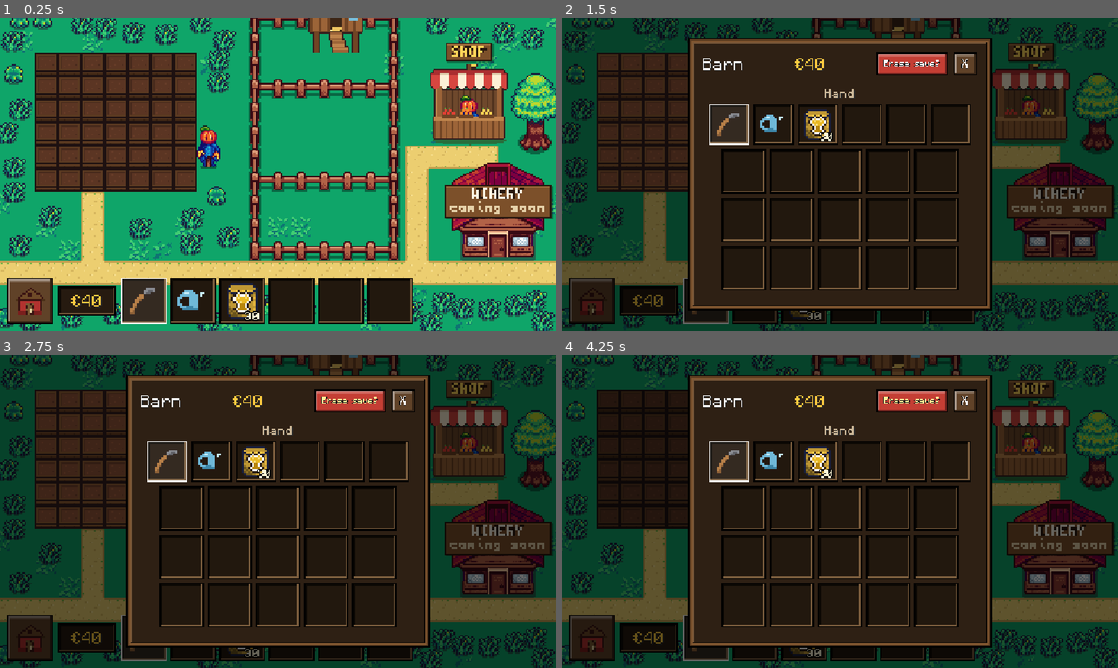
Above: before the commit, frames 1-4 (two rows, left to right).
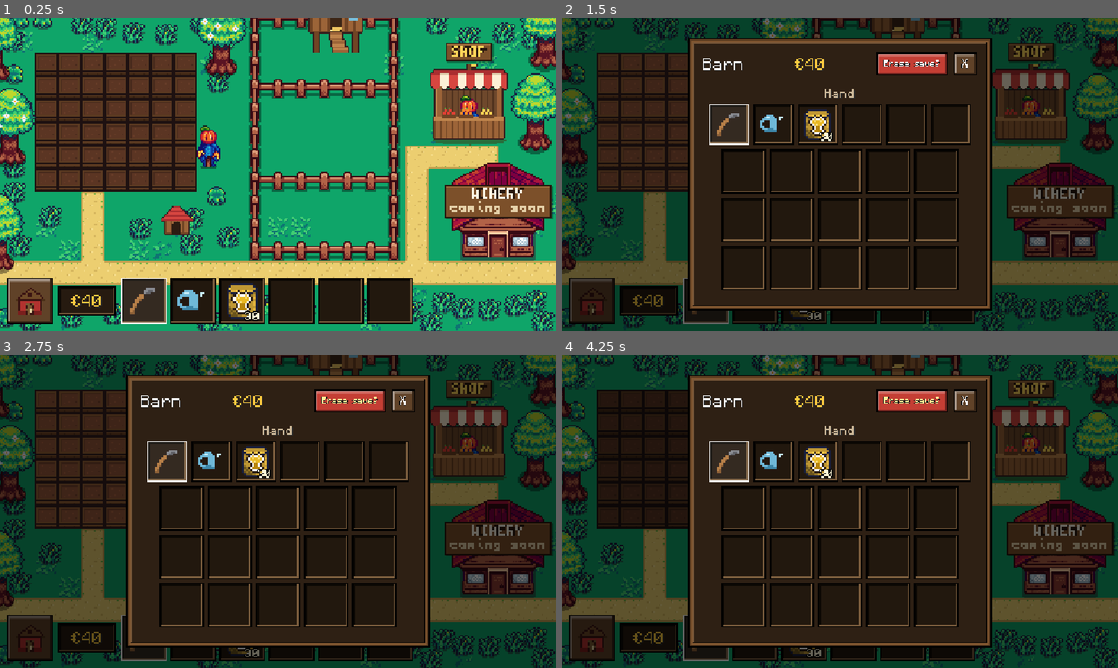
Above: after the commit, the same moments.

Repository: Michalkassa/farming
Game: Godot game, scene res://main.tscn
The game is run twice, just before and just after one commit, with the same random seed, the same clock (stepped at 60 frames per second) and the same inputs.
Inputs (mouse positions are in pixels of both pictures, inside the frame that each line leads up to):
- Up to frame 1 (0.25 s): no input
- Up to frame 2 (1.5 s): click (589, 299) at 0.5 s; click "New Game" at 1.25 s
- Up to frame 3 (2.75 s): click (27, 636) at 2 s
- Up to frame 4 (4.25 s): click (589, 636) at 2.75 s; tap Enter at 3.5 s; drag from (606, 401) to (723, 423) at 3.52 s

The runs differ from the first frame. In frame 1, 4.1% of the frame differs, in the area x 0-100%, y 0-82%; in frame 2, 2.3%; in frame 3, 2.3%; in frame 4, 2.3%.

Commit message:
Add trees around the hub and a dog house by the field
Five trees frame the hub, loosely scattered and mixing plain and blossom
kinds. A small dog house (drawn by tools/hub_art.py) sits under the
bottom-right of the field next to the dog's patch, y-sorted with the dog.

Diff:
--- a/main.tscn
+++ b/main.tscn
@@ -18,6 +18,7 @@
 [ext_resource type="PackedScene" path="res://ui/shop_screen.tscn" id="h_shop_screen"]
 [ext_resource type="Texture2D" path="res://static/shop/hub_stall.png" id="h_stall"]
 [ext_resource type="Texture2D" path="res://static/shop/coop.png" id="h_coop"]
+[ext_resource type="Texture2D" path="res://static/shop/doghouse.png" id="h_doghouse"]
 [ext_resource type="Texture2D" path="res://Clover Valley V2 Free/Buildings/Pre-made/premade-buildings_free.png" id="h_buildings"]
 [ext_resource type="Texture2D" path="res://Clover Valley V2 Free/Enviroment/Trees/Trees_free.png" id="h_trees"]
 [ext_resource type="Texture2D" path="res://Clover Valley V2 Free/Enviroment/Decor/Natural_Decor_free.png" id="h_decor"]
@@ -85,6 +86,10 @@
 atlas = ExtResource("h_trees")
 region = Rect2(70, 24, 36, 56)
 
+[sub_resource type="AtlasTexture" id="Atlas_bloom_tree"]
+atlas = ExtResource("h_trees")
+region = Rect2(150, 24, 36, 56)
+
 [sub_resource type="AtlasTexture" id="Atlas_grass"]
 atlas = ExtResource("h_decor")
 region = Rect2(0, 17, 16, 15)
@@ -579,6 +584,13 @@
 texture = ExtResource("h_coop")
 centered = false
 offset = Vector2(-24, -54)
+
+[node name="DogHouse" type="Sprite2D" parent="AnimalPen"]
+texture_filter = 1
+position = Vector2(114, 142)
+texture = ExtResource("h_doghouse")
+centered = false
+offset = Vector2(-11, -20)
 
 [node name="Buildings" type="Node2D" parent="."]
 
@@ -602,6 +614,38 @@
 text = "WINERY"
 subtitle = "coming soon"
 
+[node name="Trees" type="Node2D" parent="."]
+
+[node name="Tree1" type="Sprite2D" parent="Trees"]
+texture_filter = 1
+position = Vector2(-30, -18)
+texture = SubResource("Atlas_tree")
+centered = false
+
+[node name="Tree2" type="Sprite2D" parent="Trees"]
+texture_filter = 1
+position = Vector2(-19, 40)
+texture = SubResource("Atlas_bloom_tree")
+centered = false
+
+[node name="Tree3" type="Sprite2D" parent="Trees"]
+texture_filter = 1
+position = Vector2(-27, 113)
+texture = SubResource("Atlas_tree")
+centered = false
+
+[node name="Tree4" type="Sprite2D" parent="Trees"]
+texture_filter = 1
+position = Vector2(127, -22)
+texture = SubResource("Atlas_bloom_tree")
+centered = false
+
+[node name="Tree5" type="Sprite2D" parent="Trees"]
+texture_filter = 1
+position = Vector2(351, -27)
+texture = SubResource("Atlas_tree")
+centered = false
+
 [node name="CameraHolder" type="Node2D" parent="." unique_id=1434817320]
 
 [node name="Camera2D" type="Camera2D" parent="CameraHolder" unique_id=507577724]
Binary file added: static/shop/doghouse.png
Not shown, added: static/shop/doghouse.png.import
